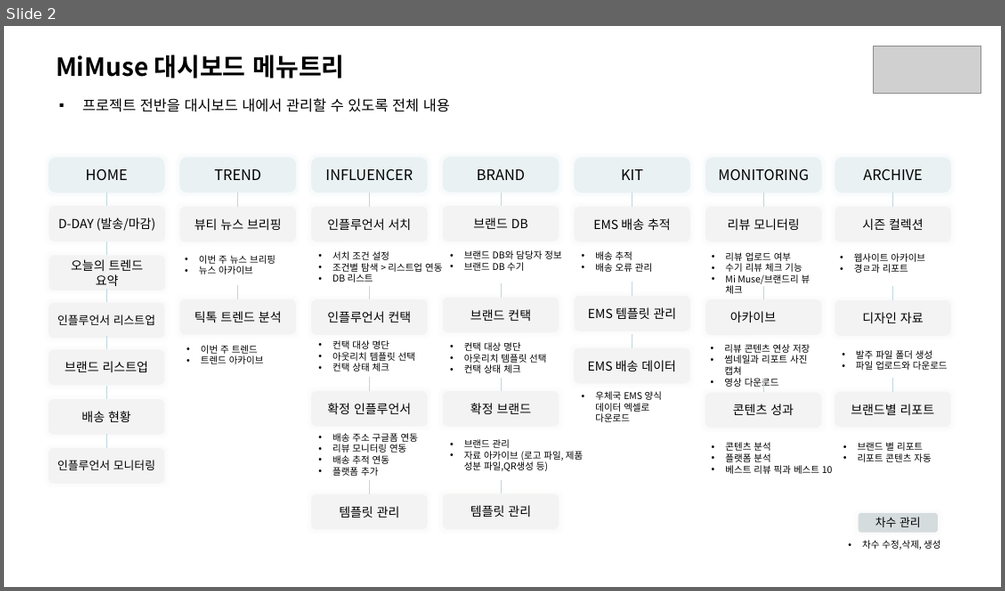
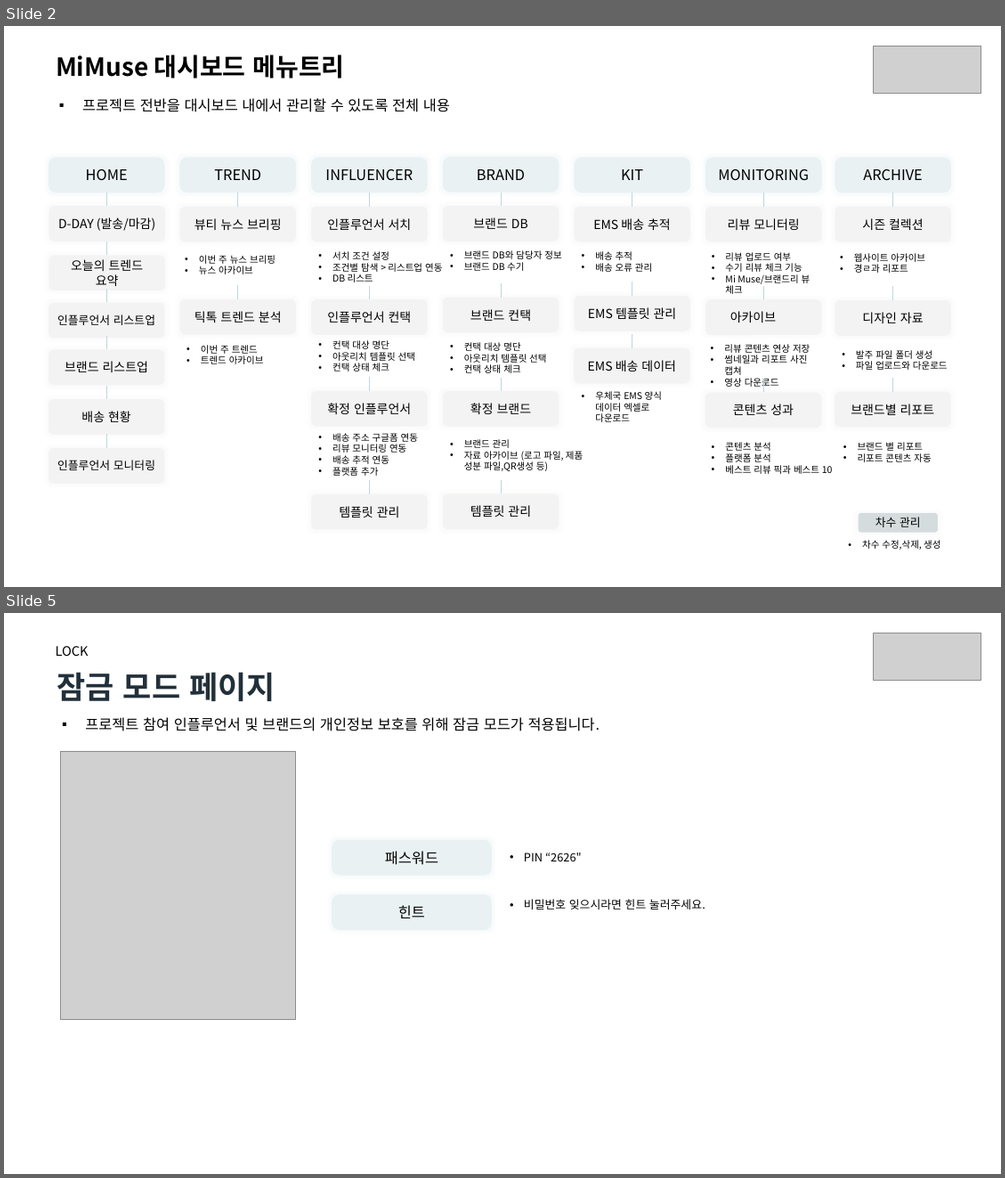
Before and after one commit to kaydeeloka/collab-net, a slide deck: docs/MiMuse_사용자매뉴얼.pptx. Shown one above the other, each under a label of ours: slide 2 before the commit, slides 2 and 5 after it; the slides between them are not shown. The pictures are 1005x591 and 1005x1178 pixels, drawn with LibreOffice and Linux fonts; fonts in the diff are those of the drawing; grey boxes stand for pictures. Boxes give left, top, right and bottom in pixels: in the first picture for what was removed or moved away, otherwise in the second. Text is boxed around its words. In the diff, an @@ line names an element or a change of style, - is before the commit and + after.

```diff
--- a/docs/MiMuse_사용자매뉴얼.pptx
+++ b/docs/MiMuse_사용자매뉴얼.pptx
@@ slide 5 added at box(4, 613, 1001, 1174), background #FFFFFF @@
@@ picture added at box(873, 633, 980, 680) @@
@@ text added at box(56, 646, 89, 656), 12.5 pt, text #000000 @@
+LOCK
@@ text added at box(57, 672, 275, 701), 30 pt, text #22303A, bold @@
+잠금 모드 페이지
@@ text added at box(85, 717, 600, 731), 14 pt, text #000000 @@
+▪ 프로젝트 참여 인플루언서 및 브랜드의 개인정보 보호를 위해 잠금 모드가 적용됩니다.
@@ picture added at box(60, 751, 296, 1018) @@
@@ rounded rectangle added at box(332, 840, 492, 876), fill #BED6DE at 25% opacity, 14 pt, text #000000 @@
+패스워드
@@ text added at box(524, 852, 582, 861), 11 pt, text #000000 @@
+• PIN “2626"
@@ rounded rectangle added at box(332, 894, 492, 930), fill #BED6DE at 25% opacity, 14 pt, text #000000 @@
+힌트
@@ text added at box(524, 899, 705, 909), 11 pt, text #000000 @@
+• 비밀번호 잊으시라면 힌트 눌러주세요.
```
Also in this commit, not shown: 20 slides changed, 4 other slides added, 2 slides removed, 21 other files.
